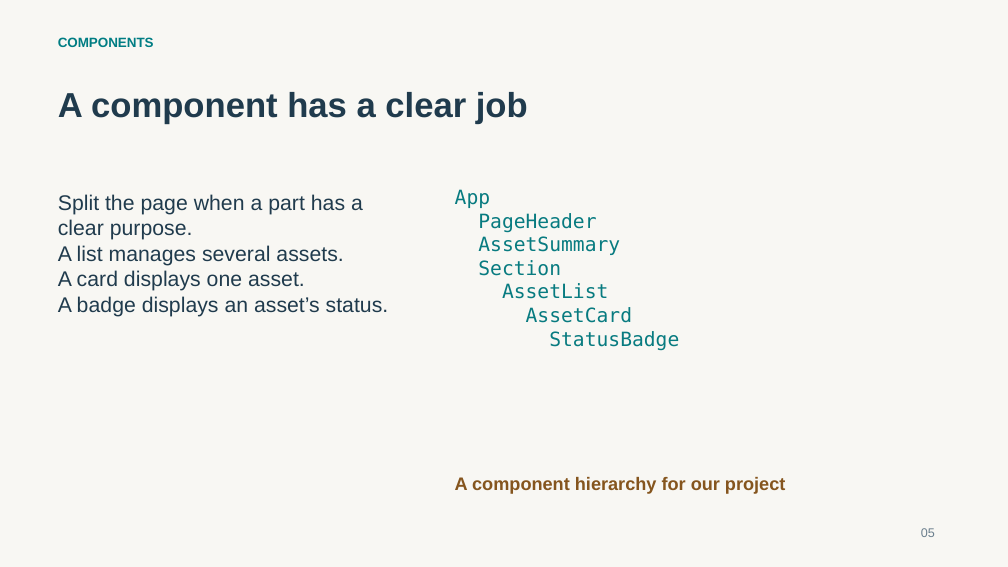
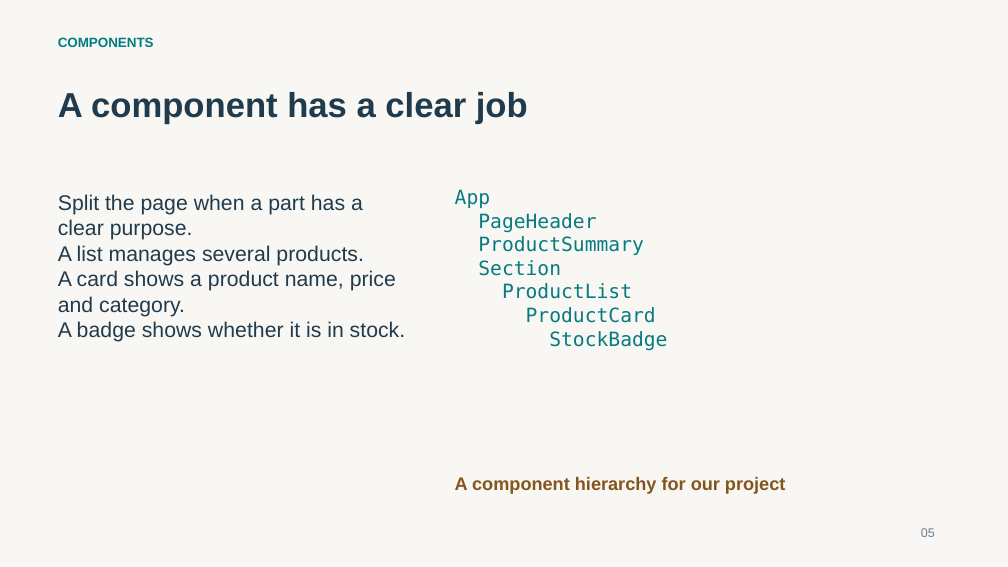
Before and after one commit to thesubhaprasad/tcs-sme-reactjs-learning, a slide deck: slide 5 of training/day-2/2_ReactJS_Day_Two_Subha_Prasad.pptx. Drawn at 1008x567 pixels with LibreOffice and Linux fonts; fonts in the diff are those of the drawing. Boxes give left, top, right and bottom in pixels: in the first picture for what was removed or moved away, otherwise in the second. Text is boxed around its words. In the diff, an @@ line names an element or a change of style, - is before the commit and + after.

Commit message:
Use Product Catalog for Day 2 components and training

```diff
--- a/training/day-2/2_ReactJS_Day_Two_Subha_Prasad.pptx
+++ b/training/day-2/2_ReactJS_Day_Two_Subha_Prasad.pptx
@@ text at bbox=[478, 236, 644, 255]: text changed @@
-AssetSummary
+ProductSummary
@@ text at bbox=[58, 245, 405, 342]: text changed @@
-A list manages several assets.
-A card displays one asset.
-A badge displays an asset’s status.
+A list manages several products.
+A card shows a product name, price and category.
+A badge shows whether it is in stock.
@@ text at bbox=[502, 283, 667, 351]: text changed @@
-AssetList
-AssetCard
-StatusBadge
+ProductList
+ProductCard
+StockBadge
```
Also in this commit, not shown: 24 other slides changed, 23 other files.
